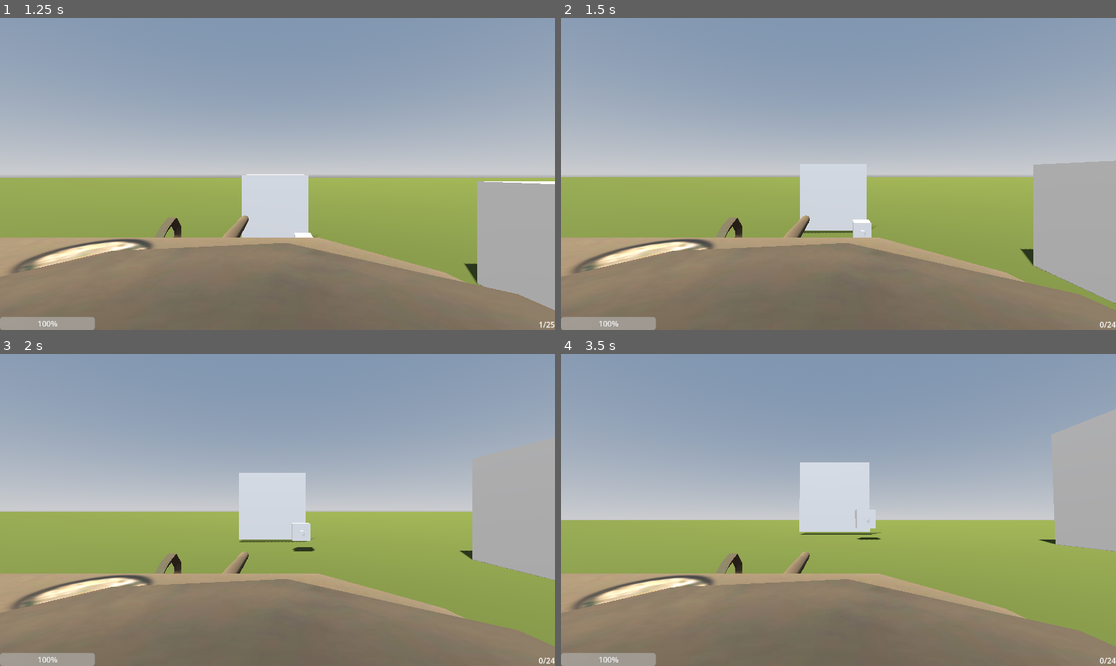
Above: before the commit, frames 1-4 (two rows, left to right).
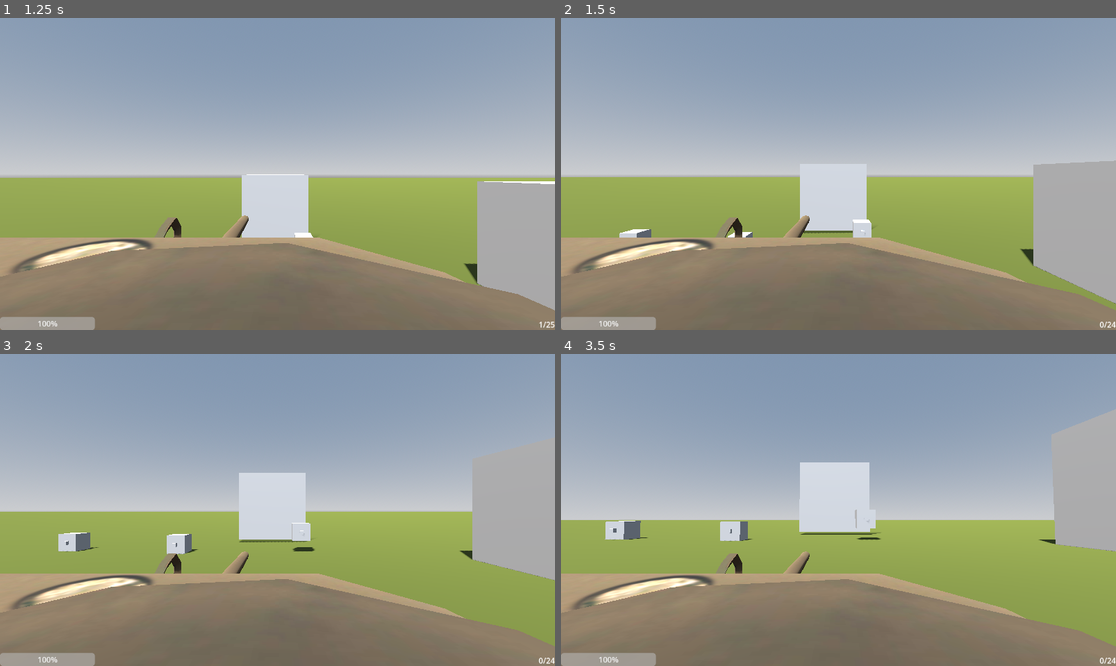
Above: after the commit, the same moments.

Repository: 24397BHS/frenk-the-tenkreal
Game: Godot game, scene res://Scenes/map.tscn
Two runs of this game, one before a commit and one after it. Both use one fixed random seed, a clock stepped at 60 frames per second and the inputs below.
Inputs (mouse positions are in pixels of both pictures, inside the frame that each line leads up to):
- Up to frame 1 (1.25 s): click "Big Play Button" at 0.5 s
- Up to frame 2 (1.5 s): move the mouse to (866, 174) at 1.27 s; hold W (up) from 1.28 s (still down); click (866, 174) at 1.35 s
- Up to frame 3 (2 s): keep holding W (up)
- Up to frame 4 (3.5 s): keep holding W (up); move the mouse to (810, 510) at 2.02 s; tap C (Freelook) at 2.1 s; click (810, 510) at 2.3 s; move the mouse to (849, 503) at 2.77 s; click (849, 503) at 2.85 s

Frame 1 is identical in both runs. In frame 2, 0.2% of the frame differs, in the area x 10-35%, y 67-71%; in frame 3, 0.6%; in frame 4, 0.7%, in the area x 7-35%, y 53-61%.

Commit message:
UI and kill badguys

Diff:
--- a/Scenes/Badguytest.tscn
+++ b/Scenes/Badguytest.tscn
@@ -38,3 +38,5 @@
 wait_time = 1.5
 one_shot = true
 autostart = true
+
+[connection signal="timeout" from="ShootTimer" to="." method="_on_shoot_timer_timeout"]
--- a/Scenes/Player.tscn
+++ b/Scenes/Player.tscn
@@ -1135,6 +1135,25 @@
 grow_vertical = 0
 step = 1.0
 
+[node name="Label2" type="Label" parent="CanvasLayer/Control" unique_id=1705138729]
+layout_mode = 1
+anchors_preset = 8
+anchor_left = 0.5
+anchor_top = 0.5
+anchor_right = 0.5
+anchor_bottom = 0.5
+offset_left = -184.0
+offset_top = -268.0
+offset_right = 184.0
+offset_bottom = 52.5
+grow_horizontal = 2
+grow_vertical = 2
+size_flags_horizontal = 4
+theme_override_colors/font_color = Color(0.68807614, 0.3706006, 0.14229205, 1)
+theme_override_font_sizes/font_size = 35
+text = "Hit"
+horizontal_alignment = 1
+
 [node name="CooldownTimer" type="Timer" parent="." unique_id=1910581679]
 wait_time = 5.0
 one_shot = true
--- a/Scenes/map.tscn
+++ b/Scenes/map.tscn
@@ -58,4 +58,10 @@
 [node name="Spawnpoint" type="Node3D" parent="." unique_id=1379917395]
 transform = Transform3D(1, 0, 0, 0, 1, 0, 0, 0, 1, 0, 28.79122, -24.376804)
 
+[node name="Badguy" parent="." unique_id=452860622 instance=ExtResource("2_26yhd")]
+transform = Transform3D(1, 0, 0, 0, 1, 0, 0, 0, 1, 59.406452, 2.4999962, 43.166775)
+
+[node name="Badguy2" parent="." unique_id=855417343 instance=ExtResource("2_26yhd")]
+transform = Transform3D(1, 0, 0, 0, 1, 0, 0, 0, 1, 26.346855, 2.4999962, 39.255474)
+
 [connection signal="pressed" from="CanvasLayer/Button" to="CanvasLayer" method="_on_button_pressed"]
--- a/Scripts/badguytest.gd
+++ b/Scripts/badguytest.gd
@@ -14,6 +14,11 @@
 @export var bullet_speed: float = 100.0
 @export var bullet_gravity: float = 9.8
 
+# ---- CHANCE TO HIT CONFIGURATION ----
+@export_range(0.0, 1.0) var hit_chance: float = 0.75
+var current_aim_offset: Vector3 = Vector3.ZERO
+var offset_wobble_timer: float = 0.0
+
 func _ready():
 	detection_zone.connect("body_entered", Callable(self, "_on_player_entered"))
 	detection_zone.connect("body_exited", Callable(self, "_on_player_exited"))
@@ -21,40 +26,43 @@
 
 func _physics_process(delta):
 	if player_target:
-		# 1. Calculate the predicted target position (Leading + Gravity Compensation)
+		# 1. Calculate the perfect predicted position (Leading + Gravity)
 		var predicted_position = get_predicted_shoot_position()
 
-		# 2. Smoothly rotate the enemy to face the predicted position
-		var target_transform = transform.looking_at(predicted_position, Vector3.UP)
+		# 2. Update a slowly shifting "wobble" offset so the aim feels organic
+		# This stops the enemy from looking like a rigid robot while tracking
+		offset_wobble_timer += delta
+		var wobble = Vector3(
+			sin(offset_wobble_timer * 2.0),
+			cos(offset_wobble_timer * 1.5),
+			sin(offset_wobble_timer * 1.0)
+		) * 0.3 # Small continuous sway
+
+		# Combine the miss offset (if any) and the organic wobble
+		var final_aim_point = predicted_position + current_aim_offset + wobble
+
+		# 3. Smoothly rotate the enemy to face the final calculated position
+		var target_transform = transform.looking_at(final_aim_point, Vector3.UP)
 		transform = transform.interpolate_with(target_transform, rotation_speed * delta)
 
 		if shoot_timer.is_stopped():
 			shoot_timer.start()
 
-# New function to calculate where the enemy should actually aim
+# Calculates where the enemy should ideally aim
 func get_predicted_shoot_position() -> Vector3:
 	var target_pos = player_target.global_position
 
-	# If the player has a velocity property (CharacterBody3D standard), use it.
-	# Otherwise, default to Vector3.ZERO
 	var player_velocity = Vector3.ZERO
 	if "velocity" in player_target:
 		player_velocity = player_target.velocity
-	elif "linear_velocity" in player_target: # For RigidBody3D
+	elif "linear_velocity" in player_target:
 		player_velocity = player_target.linear_velocity
 
-	# Calculate distance and estimate bullet travel time
 	var distance = global_position.distance_to(target_pos)
 	var travel_time = distance / bullet_speed
 
-	# 1. Lead the target based on their current movement velocity
 	var lead_aim = target_pos + (player_velocity * travel_time)
-
-	# 2. Compensate for bullet drop
-	# Formula derived from physics: d = 0.5 * g * t^2
 	var drop_compensation = 0.5 * bullet_gravity * (travel_time * travel_time)
-
-	# Add the compensation to the Y axis so the enemy aims higher
 	lead_aim.y += drop_compensation
 
 	return lead_aim
@@ -64,6 +72,20 @@
 		var bullet = bullet_scene.instantiate()
 		bullet.global_transform = muzzle.global_transform
 		get_tree().root.add_child(bullet)
+
+		# ---- NEW: Roll accuracy for the NEXT shot ----
+		# This keeps the hit rate exactly at 75% across the whole engagement
+		if randf() > hit_chance:
+			# Roll a random miss direction
+			current_aim_offset = Vector3(
+				randf_range(-20, 20),
+				randf_range(-05, 15),
+				randf_range(-20, 20)
+			)
+		else:
+			# Perfect aim for this shot cycle
+			current_aim_offset = Vector3.ZERO
+
 		shoot_timer.start(1.5)
 
 func _on_player_entered(body):
@@ -71,8 +93,31 @@
 		player_target = body
 		player_in_range = true
 
+		# Roll for the very first shot accuracy immediately
+		if randf() > hit_chance:
+			current_aim_offset = Vector3(randf_range(-2.0, 2.0), randf_range(-0.5, 1.5), randf_range(-2.0, 2.0))
+		else:
+			current_aim_offset = Vector3.ZERO
+
 func _on_player_exited(body):
 	if body == player_target:
 		player_target = null
 		player_in_range = false
 		shoot_timer.stop()
+		current_aim_offset = Vector3.ZERO
+
+# ---- ADD THIS TO THE BOTTOM OF YOUR ENEMY CODE ----
+
+@export var max_health: int = 100
+@export var health: int = 100
+
+func take_damage(amount: int) -> void:
+	health -= amount
+	print("Enemy hit! Health remaining: ", health)
+
+	if health <= 0:
+		die()
+
+func die() -> void:
+	print("Enemy destroyed!")
+	queue_free() # Removes the enemy from the game scene
--- a/Scripts/canvas_layer.gd
+++ b/Scripts/canvas_layer.gd
@@ -4,7 +4,30 @@
 
 @onready var Ammo: Label = $Control/Label
 @onready var Health: ProgressBar = $Control/ProgressBar
+@onready var HitTarget: Label = $Control/Label2
+
+var fade_tween: Tween
+
+func _ready() -> void:
+	HitTarget.modulate.a = 0.0
 
 func _process(delta: float) -> void:
 	Ammo.text = str(player.ammo) + "/" + str(player.TotAmmo)
 	Health.value = player.health
+
+# ---- UPDATED: Accepts an 'is_destroyed' true/false check ----
+func show_hit_message(is_destroyed: bool = false) -> void:
+	if fade_tween and fade_tween.is_running():
+		fade_tween.kill()
+
+	# Change text depending on whether the enemy died
+	if is_destroyed:
+		HitTarget.text = "TARGET DESTROYED!"
+	else:
+		HitTarget.text = "HIT!"
+
+	# Instantly show text, then wait 2 seconds and fade out
+	HitTarget.modulate.a = 1.0
+	fade_tween = create_tween()
+	fade_tween.tween_interval(2.0)
+	fade_tween.tween_property(HitTarget, "modulate:a", 0.0, 0.5)
--- a/Scripts/player.gd
+++ b/Scripts/player.gd
@@ -119,19 +119,22 @@
 	if timer.is_stopped() and TotAmmo > 0:
 		ammo = 1
 
-func fire() :
-	var new_shell:AP = ShellAP.instantiate()
+func fire():
+	var new_shell: AP = ShellAP.instantiate()
 	get_tree().current_scene.add_child(new_shell)
-	new_shell.initialize(barrel.global_position,barrel.global_basis.x, 800.0)
+	new_shell.initialize(barrel.global_position, barrel.global_basis.x, 800.0)
+
+	# ---- NEW: Find the UI node on the player and give it to the bullet ----
+	# This searches the player's direct children for your CanvasLayer node
+	var my_ui = find_child("CanvasLayer", true, false)
+	if my_ui:
+		new_shell.ui_reference = my_ui
+	# -----------------------------------------------------------------------
+
+	# Prevent the bullet from hitting yourself
+	if new_shell.has_node("Raycast"):
+		new_shell.get_node("Raycast").add_exception(self)
+
 	ammo -= 1
 	TotAmmo -= 1
 	timer.start()
-
-func take_damage(amount: int) -> void:
-	health -= amount
-
-	if health <= 0:
-		die()
-
-func die() -> void:
-	queue_free()
--- a/Scripts/shell_ap.gd
+++ b/Scripts/shell_ap.gd
@@ -6,21 +6,20 @@
 var lifetime: float = 3.0
 var age: float = 0.0
 var shot_direction: Vector3 = Vector3.ZERO
-var gravity:Vector3
+var gravity: Vector3
 @onready var raycast: RayCast3D = $Raycast
 
-# Called when the node enters the scene tree for the first time.
+# Reference to the UI node, passed from the player script when firing
+var ui_reference: CanvasLayer = null
+
 func _ready() -> void:
 	gravity = ProjectSettings.get_setting("physics/3d/default_gravity_vector") * ProjectSettings.get_setting("physics/3d/default_gravity")
+
 func initialize(start_position: Vector3, direction: Vector3, inital_speed: float) -> void:
 	global_position = start_position
 	shot_direction = direction.normalized()
 	bullet_velocity = shot_direction * inital_speed
 	speed = inital_speed
-
-# Called every frame. 'delta' is the elapsed time since the previous frame.
-
-
 
 func _physics_process(delta: float) -> void:
 	age += delta
@@ -28,10 +27,12 @@
 		queue_free()
 		return
 
+	# Apply drop over time
 	bullet_velocity += gravity * delta
 
 	var movement_distance = bullet_velocity.length() * delta
 
+	# Update Raycast length dynamically based on frame velocity
 	raycast.target_position = bullet_velocity.normalized() * movement_distance
 	raycast.force_raycast_update()
 
@@ -39,7 +40,28 @@
 		var collision_point = raycast.get_collision_point()
 		var collision_normal = raycast.get_collision_normal()
 		var collider = raycast.get_collider()
+
+		# Check if the object we hit can take damage
+		if collider and collider.has_method("take_damage"):
+			var damage_amount = 50
+
+			# Check if this hit will kill the enemy BEFORE applying damage
+			var enemy_will_die = false
+			if "health" in collider:
+				if collider.health <= damage_amount:
+					enemy_will_die = true
+
+			# Call UI method and pass whether the target was completely destroyed
+			if ui_reference and ui_reference.has_method("show_hit_message"):
+				ui_reference.show_hit_message(enemy_will_die)
+
+			# Apply damage to the target
+			collider.take_damage(damage_amount)
+
+		# Move to exact impact position and delete bullet
 		global_position = collision_point
 		queue_free()
 		return
+
+	# Continue regular movement path if no collision
 	global_position += bullet_velocity * delta
